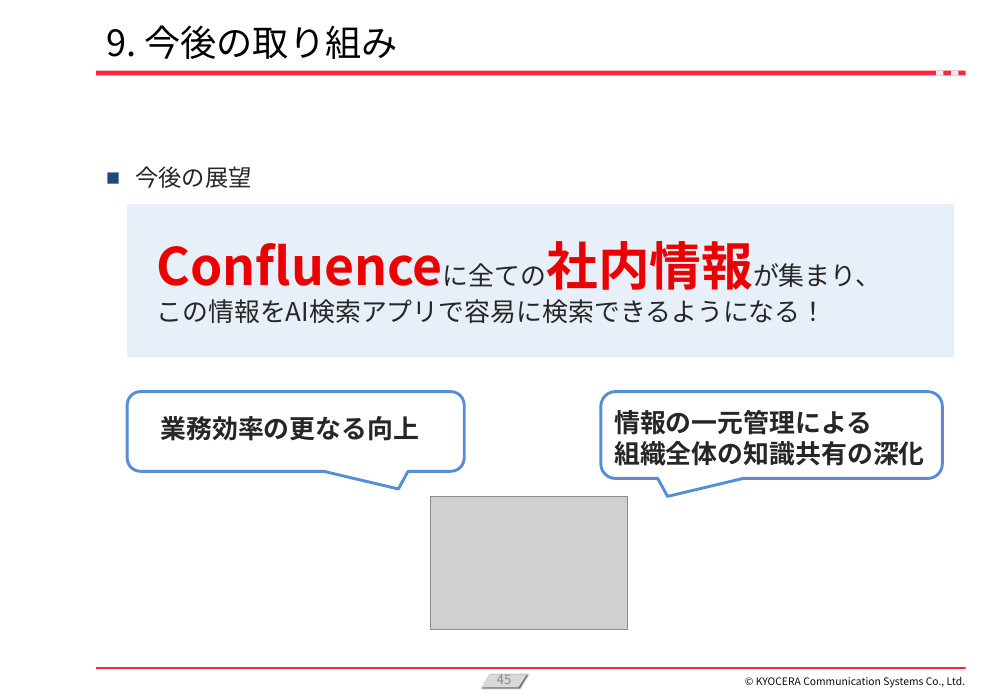
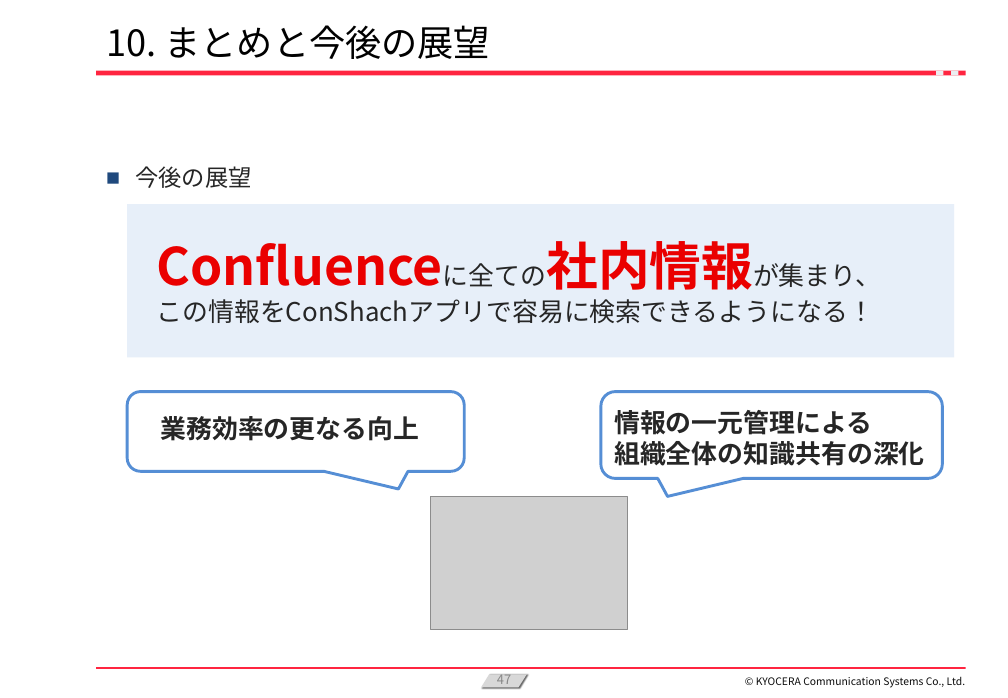
Before and after one commit to KanataOsako/SCSA, a slide deck: slide 47 of src/研究レポート/業務改善【大迫かなた】2024年予選会資料.pptx (slide 45 before the commit). Drawn at 1008x698 pixels with LibreOffice and Linux fonts; fonts in the diff are those of the drawing; grey boxes stand for pictures; background and template pictures are left out. Boxes give left, top, right and bottom in pixels: in the first picture for what was removed or moved away, otherwise in the second. Text is boxed around its words. In the diff, an @@ line names an element or a change of style, - is before the commit and + after.

```diff
--- a/src/研究レポート/業務改善【大迫かなた】2024年予選会資料.pptx
+++ b/src/研究レポート/業務改善【大迫かなた】2024年予選会資料.pptx
@@ title at <box>106,25,490,59</box>: text changed @@
-9. 今後の取り組み
+10. まとめと今後の展望
@@ text in rectangle at <box>156,263,881,323</box>: text changed @@
-Confluenceに全ての社内情報が集まり、この情報をAI検索アプリで容易に検索できるようになる！
+Confluenceに全ての社内情報が集まり、この情報をConShachアプリで容易に検索できるようになる！
@@ page number at <box>497,674,511,689</box>: text changed @@
-45
+47
```
Also in this commit, not shown: 29 other slides changed, 3 slides added, 1 slide removed, 1 other file.
